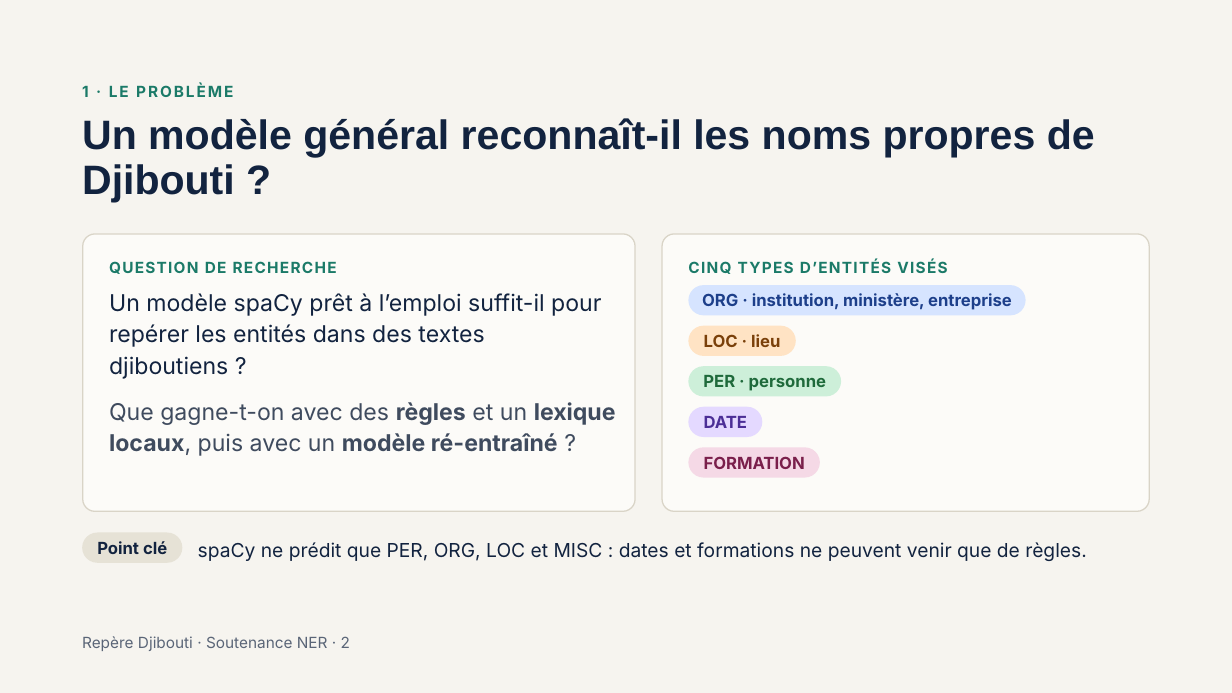
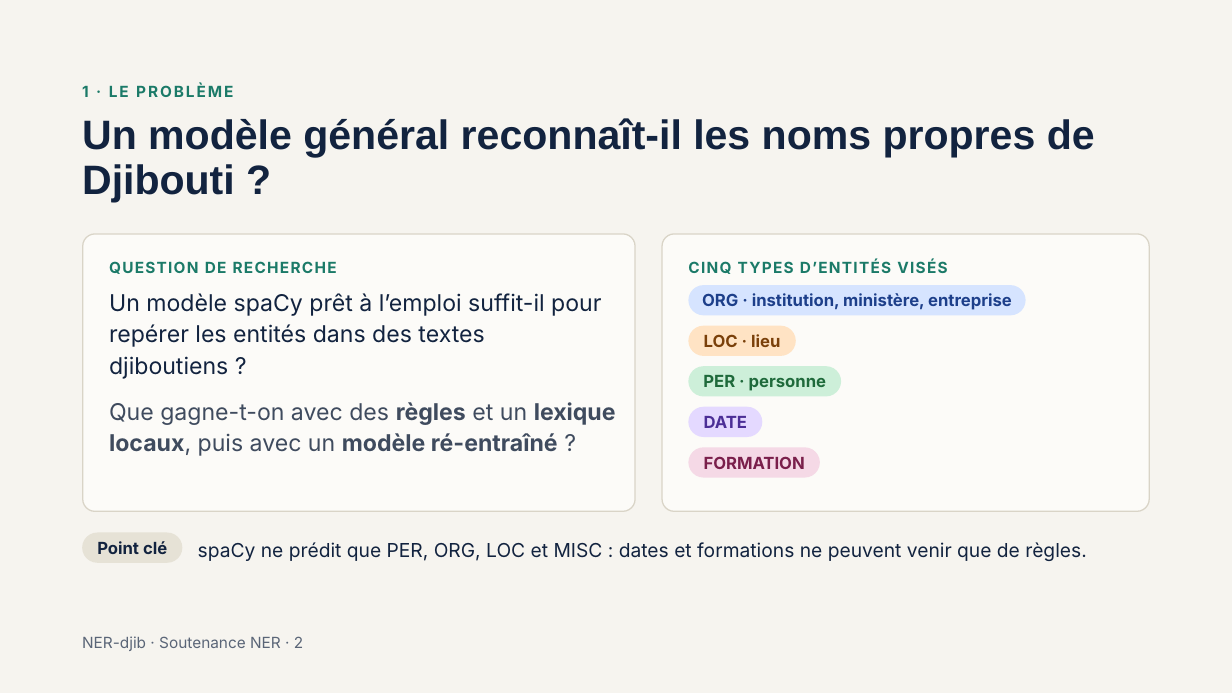
Before and after one commit to Mani26368/taln-ner-djibouti, a slide deck: slide 2 of livrables/Slides_NER_Djibouti.pptx. Drawn at 1232x693 pixels with LibreOffice and Linux fonts; fonts in the diff are those of the drawing. Boxes give left, top, right and bottom in pixels: in the first picture for what was removed or moved away, otherwise in the second. Text is boxed around its words. In the diff, an @@ line names an element or a change of style, - is before the commit and + after.

Commit message:
Application renommée NER-djib ; textes sans termes techniques ; livrables mis à jour

```diff
--- a/livrables/Slides_NER_Djibouti.pptx
+++ b/livrables/Slides_NER_Djibouti.pptx
@@ text at (82,636,303,651): text changed @@
-Repère Djibouti · Soutenance NER · 2
+NER-djib · Soutenance NER · 2
```
Also in this commit, not shown: 9 other slides changed, 10 other files.
